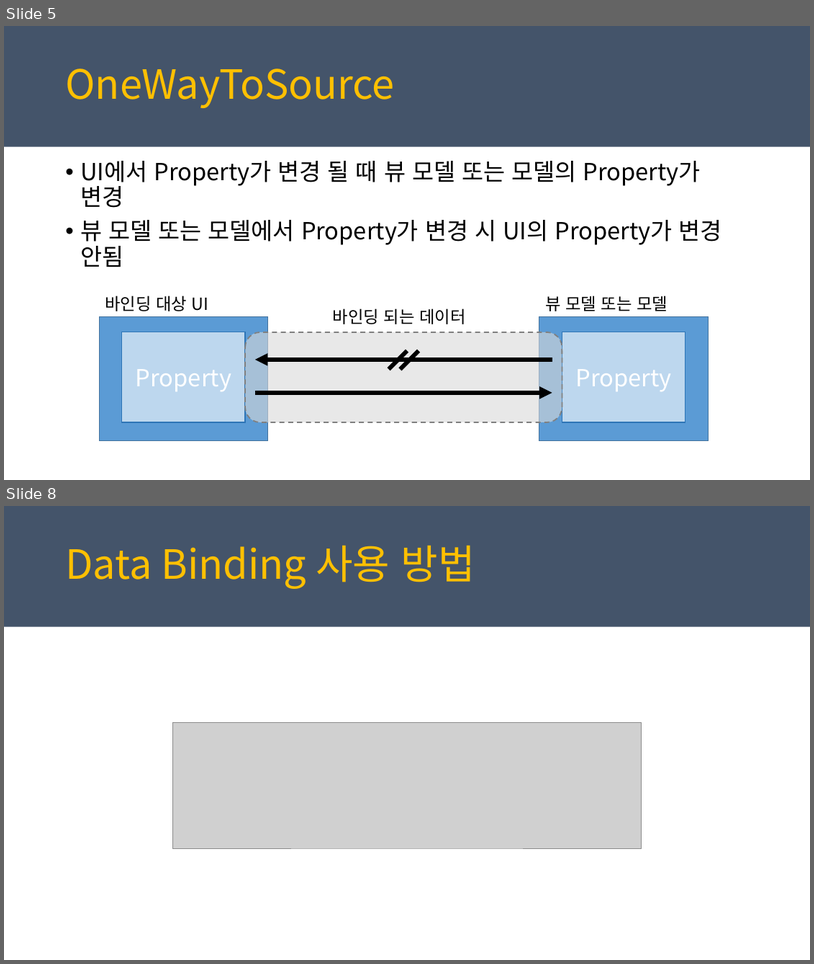
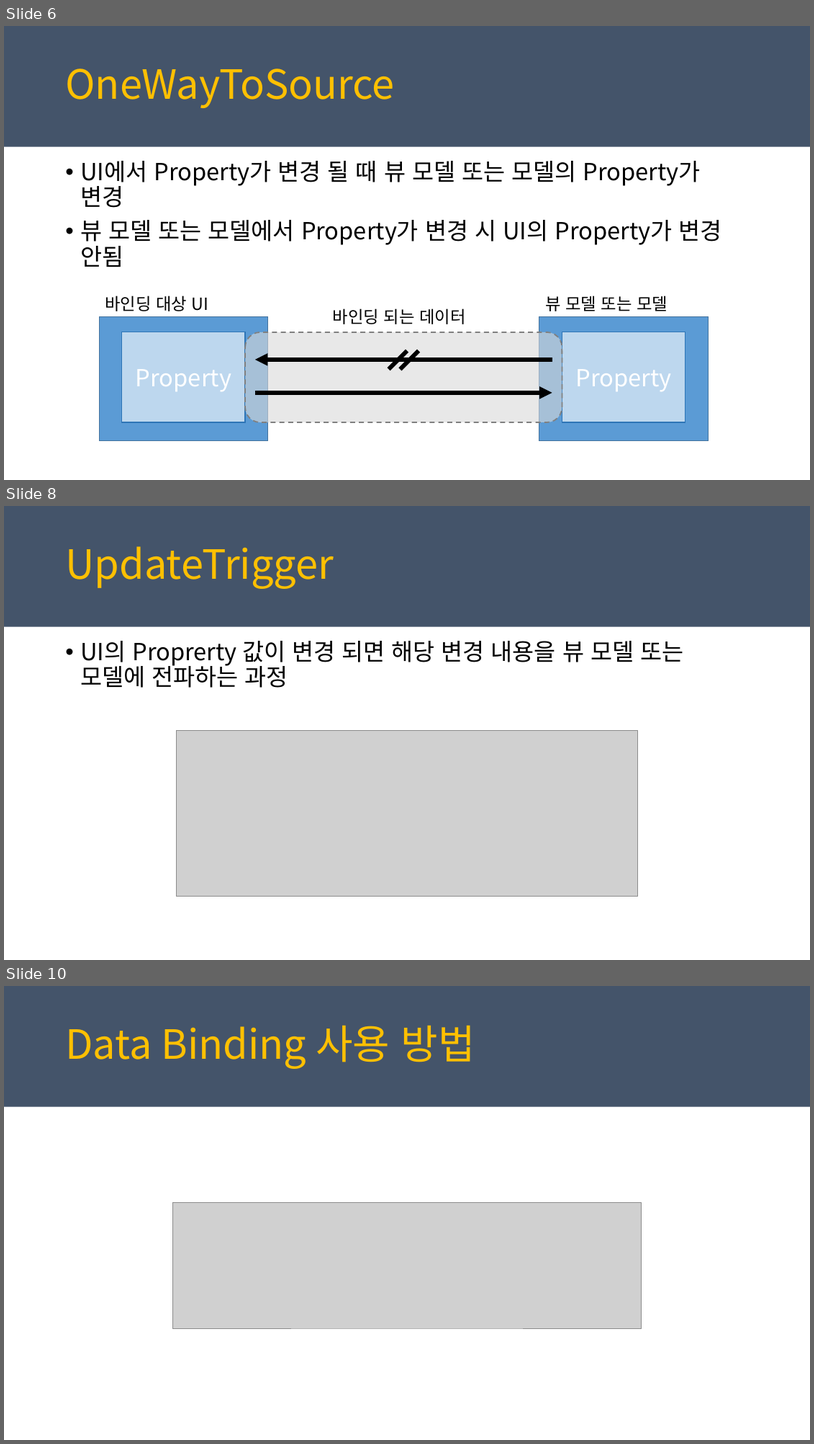
Before and after one commit to juniair/Summary-PPT, a slide deck: PRISM_MVVM_사용.pptx. Shown one above the other, each under a label of ours: slides 5 and 8 before the commit, slides 6, 8 and 10 after it; the slides between them are not shown. The pictures are 814x964 and 814x1444 pixels, drawn with LibreOffice and Linux fonts; fonts in the diff are those of the drawing; grey boxes stand for pictures. Boxes give left, top, right and bottom in pixels: in the first picture for what was removed or moved away, otherwise in the second. Text is boxed around its words. In the diff, an @@ line names an element or a change of style, - is before the commit and + after.

```diff
--- a/PRISM_MVVM_사용.pptx
+++ b/PRISM_MVVM_사용.pptx
@@ slide 8 added at box(4, 506, 810, 960), background #FFFFFF; not listed: 1 template element that a slide beside it also shows @@
@@ text added at box(65, 546, 334, 589), 48 pt, text #FFC000 @@
+UpdateTrigger
@@ text added at box(80, 641, 684, 687), 28 pt, text #000000 @@
+• UI의 Proprerty 값이 변경 되면 해당 변경 내용을 뷰 모델 또는 모델에 전파하는 과정
@@ picture added at box(176, 730, 638, 896) @@
@@ what was slide 5 is now slide 6 @@
@@ what was slide 8 is now slide 10 @@
```
Also in this commit, not shown: 4 slides changed, 2 other slides added, 1 slide removed, 1 other file.
